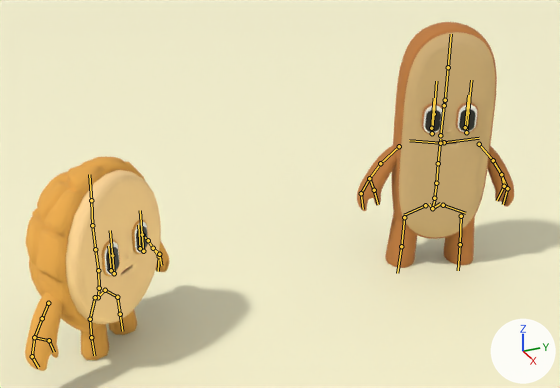
The glTF model assets/scenes/default_scene.glb, before and after one commit.
Camera for both pictures: a 50 mm lens placed at (5.39, -1.53, 2.32), pointed at (2.05, -0.02, 0.64). The axes (+X, +Y, +Z) are drawn at lower right. The lights are the same throughout. The bones that bend it are drawn over the model as lines.

In view in the first picture: 'Bread Body', 'Eyes Inner', 'Eyes Inner.001', 'Eyes Outer', 'Eyes Outer.001', 'Floor', 'Hands', 'Hands.001', 'Polo Bun Outer'.
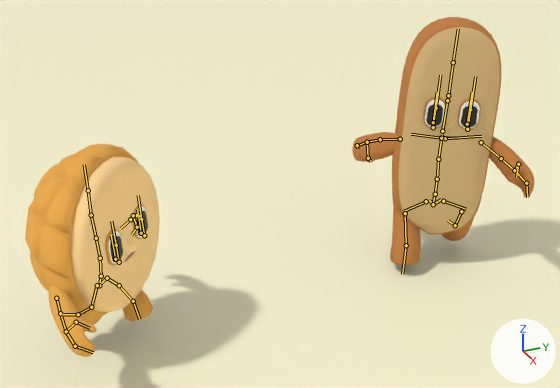
The newer file adds an action. The first version stands in its rest pose; the second is drawn at frame 1 of the action 'PoloBun.Walking'.

The change, as JSON lines over the scene's bpy script:
```json
{"block": "bone_spine", "where": "bone_spine = bpy.data.objects['Baguette.001'].pose.bones['spine']"}
{"op": "set", "path": "bone_spine.location", "old": "(0.0, 0.0, 0.0)", "new": "(0.0, 0.026, -0.007)"}
{"block": "bone_spine_002", "where": "bone_spine_002 = bpy.data.objects['Baguette.001'].pose.bones['spine.002']  # child of 'spine.001'"}
{"op": "set", "path": "bone_spine_002.rotation_quaternion", "old": "(1.0, 0.0, 0.0, 0.0)", "new": "(1.0, 0.0, -0.027, -0.001)", "note": "degrees (0, 0, 0) -> degrees (0, -3, 0)"}
{"block": "bone_spine_003", "where": "bone_spine_003 = bpy.data.objects['Baguette.001'].pose.bones['spine.003']  # child of 'spine.002'"}
{"op": "set", "path": "bone_spine_003.rotation_quaternion", "old": "(1.0, 0.0, 0.0, 0.0)", "new": "(1.0, 0.0, 0.0, -0.024)", "note": "degrees (0, 0, 0) -> degrees (0, 0, -3)"}
{"block": "bone_upper_arm_l", "where": "bone_upper_arm_l = bpy.data.objects['Baguette.001'].pose.bones['upper_arm.L']  # child of 'shoulder.L'"}
{"op": "set", "path": "bone_upper_arm_l.rotation_quaternion", "old": "(1.0, 0.0, 0.0, 0.0)", "new": "(0.846, 0.394, -0.356, -0.058)", "note": "degrees (0, 0, 0) -> degrees (58, -34, -27)"}
{"block": "bone_upper_arm_r", "where": "bone_upper_arm_r = bpy.data.objects['Baguette.001'].pose.bones['upper_arm.R']  # child of 'shoulder.R'"}
{"op": "set", "path": "bone_upper_arm_r.rotation_quaternion", "old": "(1.0, 0.0, 0.0, 0.0)", "new": "(0.87, -0.363, -0.329, -0.055)", "note": "degrees (0, 0, 0) -> degrees (-49, -38, 10)"}
{"block": "bone_shin_l_003", "where": "bone_shin_l_003 = bpy.data.objects['Baguette.001'].pose.bones['shin.L.003']  # child of 'thigh.L'"}
{"op": "set", "path": "bone_shin_l_003.rotation_quaternion", "old": "(1.0, 0.0, 0.0, 0.0)", "new": "(0.938, 0.346, 0.016, 0.005)", "note": "degrees (0, 0, 0) -> degrees (40, 2, 1)"}
{"block": "bone_shin_l_001", "where": "bone_shin_l_001 = bpy.data.objects['Baguette.001'].pose.bones['shin.L.001']  # child of 'shin.L.003'"}
{"op": "set", "path": "bone_shin_l_001.rotation_quaternion", "old": "(1.0, 0.0, 0.0, 0.0)", "new": "(0.971, 0.238, 0.013, 0.001)", "note": "degrees (0, 0, 0) -> degrees (28, 1, 0)"}
{"block": "bone_shin_r_003", "where": "bone_shin_r_003 = bpy.data.objects['Baguette.001'].pose.bones['shin.R.003']  # child of 'thigh.R'"}
{"op": "set", "path": "bone_shin_r_003.rotation_quaternion", "old": "(1.0, 0.0, 0.0, 0.0)", "new": "(0.956, -0.293, 0.014, 0.004)", "note": "degrees (0, 0, 0) -> degrees (-34, 2, 0)"}
{"block": "bone_shin_r_001", "where": "bone_shin_r_001 = bpy.data.objects['Baguette.001'].pose.bones['shin.R.001']  # child of 'shin.R.003'"}
{"op": "set", "path": "bone_shin_r_001.rotation_quaternion", "old": "(1.0, 0.0, 0.0, 0.0)", "new": "(0.971, 0.24, -0.013, -0.001)", "note": "degrees (0, 0, 0) -> degrees (28, -1, 0)"}
{"block": "bone_spine_", "where": "bone_spine_ = bpy.data.objects['Polo Bun.001'].pose.bones['spine']"}
{"op": "set", "path": "bone_spine_.location", "old": "(0.0, 0.0, 0.0)", "new": "(0.0, 0.076, 0.0)"}
{"block": "bone_spine_001", "where": "bone_spine_001 = bpy.data.objects['Polo Bun.001'].pose.bones['spine.001']  # child of 'spine'"}
{"op": "set", "path": "bone_spine_001.rotation_quaternion", "old": "(1.0, 0.0, 0.0, 0.0)", "new": "(0.999, 0.0, 0.042, -0.003)", "note": "degrees (0, 0, 0) -> degrees (0, 5, 0)"}
{"block": "bone_spine_002_", "where": "bone_spine_002_ = bpy.data.objects['Polo Bun.001'].pose.bones['spine.002']  # child of 'spine.001'"}
{"op": "set", "path": "bone_spine_002_.rotation_quaternion", "old": "(1.0, 0.0, 0.0, 0.0)", "new": "(0.999, -0.004, -0.001, 0.05)", "note": "degrees (0, 0, 0) -> degrees (0, 0, 6)"}
{"block": "bone_upper_arm_l_", "where": "bone_upper_arm_l_ = bpy.data.objects['Polo Bun.001'].pose.bones['upper_arm.L']  # child of 'spine.003'"}
{"op": "set", "path": "bone_upper_arm_l_.rotation_quaternion", "old": "(1.0, 0.0, 0.0, 0.0)", "new": "(0.914, -0.313, 0.251, 0.063)", "note": "degrees (0, 0, 0) -> degrees (-39, 30, -3)"}
{"block": "bone_upper_arm_r_", "where": "bone_upper_arm_r_ = bpy.data.objects['Polo Bun.001'].pose.bones['upper_arm.R']  # child of 'spine.003'"}
{"op": "set", "path": "bone_upper_arm_r_.rotation_quaternion", "old": "(1.0, 0.0, 0.0, 0.0)", "new": "(0.881, 0.365, 0.293, 0.073)", "note": "degrees (0, 0, 0) -> degrees (51, 28, 23)"}
{"block": "bone_shin_l", "where": "bone_shin_l = bpy.data.objects['Polo Bun.001'].pose.bones['shin.L']  # child of 'thigh.L'"}
{"op": "set", "path": "bone_shin_l.rotation_quaternion", "old": "(1.0, 0.0, 0.0, 0.0)", "new": "(0.927, -0.374, -0.019, -0.003)", "note": "degrees (0, 0, 0) -> degrees (-44, -2, 0)"}
{"block": "bone_foot_l", "where": "bone_foot_l = bpy.data.objects['Polo Bun.001'].pose.bones['foot.L']  # child of 'shin.L'"}
{"op": "set", "path": "bone_foot_l.rotation_quaternion", "old": "(1.0, 0.0, 0.0, 0.0)", "new": "(0.968, 0.251, 0.0, 0.0)", "note": "degrees (0, 0, 0) -> degrees (29, 0, 0)"}
{"block": "bone_shin_r", "where": "bone_shin_r = bpy.data.objects['Polo Bun.001'].pose.bones['shin.R']  # child of 'thigh.R'"}
{"op": "set", "path": "bone_shin_r.rotation_quaternion", "old": "(1.0, 0.0, 0.0, 0.0)", "new": "(0.887, 0.462, -0.023, -0.004)", "note": "degrees (0, 0, 0) -> degrees (55, -2, -2)"}
{"block": "bone_foot_r", "where": "bone_foot_r = bpy.data.objects['Polo Bun.001'].pose.bones['foot.R']  # child of 'shin.R'"}
{"op": "set", "path": "bone_foot_r.rotation_quaternion", "old": "(1.0, 0.0, 0.0, 0.0)", "new": "(0.985, 0.173, 0.0, 0.0)", "note": "degrees (0, 0, 0) -> degrees (20, 0, 0)"}
```

Boxes (x1, y1, x2, y2) around the edits, measured in the pictures (560 x 388 px):
```json
{"object": "Bread Body", "change": "posed", "before": [385, 22, 497, 268], "after": [390, 17, 501, 265]}
{"object": "Polo Bun Outer", "change": "posed", "before": [26, 157, 161, 360], "after": [25, 144, 160, 325], "on screen": "11% shorter"}
{"object": "Hands", "change": "posed", "before": [357, 145, 514, 211], "after": [352, 132, 535, 198]}
{"object": "Hands.001", "change": "posed", "before": [25, 241, 169, 371], "after": [49, 286, 96, 357]}
{"object": "Eyes Outer", "change": "posed", "before": [422, 102, 478, 135], "after": [423, 97, 481, 130]}
{"object": "Eyes Outer.001", "change": "posed", "before": [101, 219, 148, 276], "after": [105, 204, 148, 266], "on screen": "8% narrower, 9% taller"}
{"object": "Eyes Inner.001", "change": "posed", "before": [106, 226, 148, 273], "after": [110, 211, 148, 262], "on screen": "9% narrower, 8% taller"}
{"object": "Eyes Inner", "change": "posed", "before": [425, 109, 475, 132], "after": [426, 104, 478, 128]}
{"bone": "spine", "before": "(432, 208) to (434, 200)", "after": "(433, 204) to (434, 196)"}
{"bone": "spine.002", "before": "(436, 183) to (438, 163)", "after": "(437, 179) to (438, 159)"}
{"bone": "spine.003", "before": "(438, 163) to (440, 139)", "after": "(438, 159) to (442, 134)"}
{"bone": "upper_arm.L", "before": "(479, 144) to (493, 160)", "after": "(481, 142) to (501, 158)"}
{"bone": "upper_arm.R", "before": "(399, 146) to (380, 163)", "after": "(400, 139) to (380, 139)"}
{"bone": "shin.L.003", "before": "(461, 216) to (460, 244)", "after": "(461, 211) to (455, 225)"}
{"bone": "shin.L.001", "before": "(460, 244) to (458, 270)", "after": "(455, 225) to (448, 220)"}
{"bone": "shin.R.003", "before": "(404, 217) to (401, 246)", "after": "(405, 213) to (406, 245)"}
{"bone": "shin.R.001", "before": "(401, 246) to (397, 273)", "after": "(406, 245) to (402, 274)"}
{"bone": "spine", "before": "(98, 297) to (99, 289)", "after": "(99, 285) to (100, 277)"}
{"bone": "spine.001", "before": "(99, 288) to (98, 270)", "after": "(101, 276) to (100, 258)"}
{"bone": "spine.002", "before": "(98, 270) to (95, 249)", "after": "(100, 258) to (96, 238)"}
{"bone": "upper_arm.L", "before": "(143, 235) to (148, 240)", "after": "(139, 216) to (136, 215)"}
{"bone": "upper_arm.R", "before": "(48, 303) to (42, 318)", "after": "(56, 298) to (60, 313)"}
{"bone": "shin.L", "before": "(117, 297) to (120, 314)", "after": "(119, 285) to (133, 301)"}
{"bone": "foot.L", "before": "(120, 314) to (122, 331)", "after": "(133, 301) to (139, 319)"}
{"bone": "shin.R", "before": "(90, 319) to (91, 337)", "after": "(91, 307) to (78, 314)"}
{"bone": "foot.R", "before": "(91, 337) to (94, 355)", "after": "(78, 314) to (62, 314)"}
```
